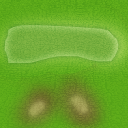
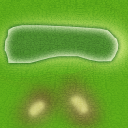
Revision of a layered (128, 128) image; what changed, layer by layer:
"Knee Dark": opacity 24% → 62% over [4, 25, 119, 63]
"Light": opacity 41% → 70% over [0, 9, 128, 128]
